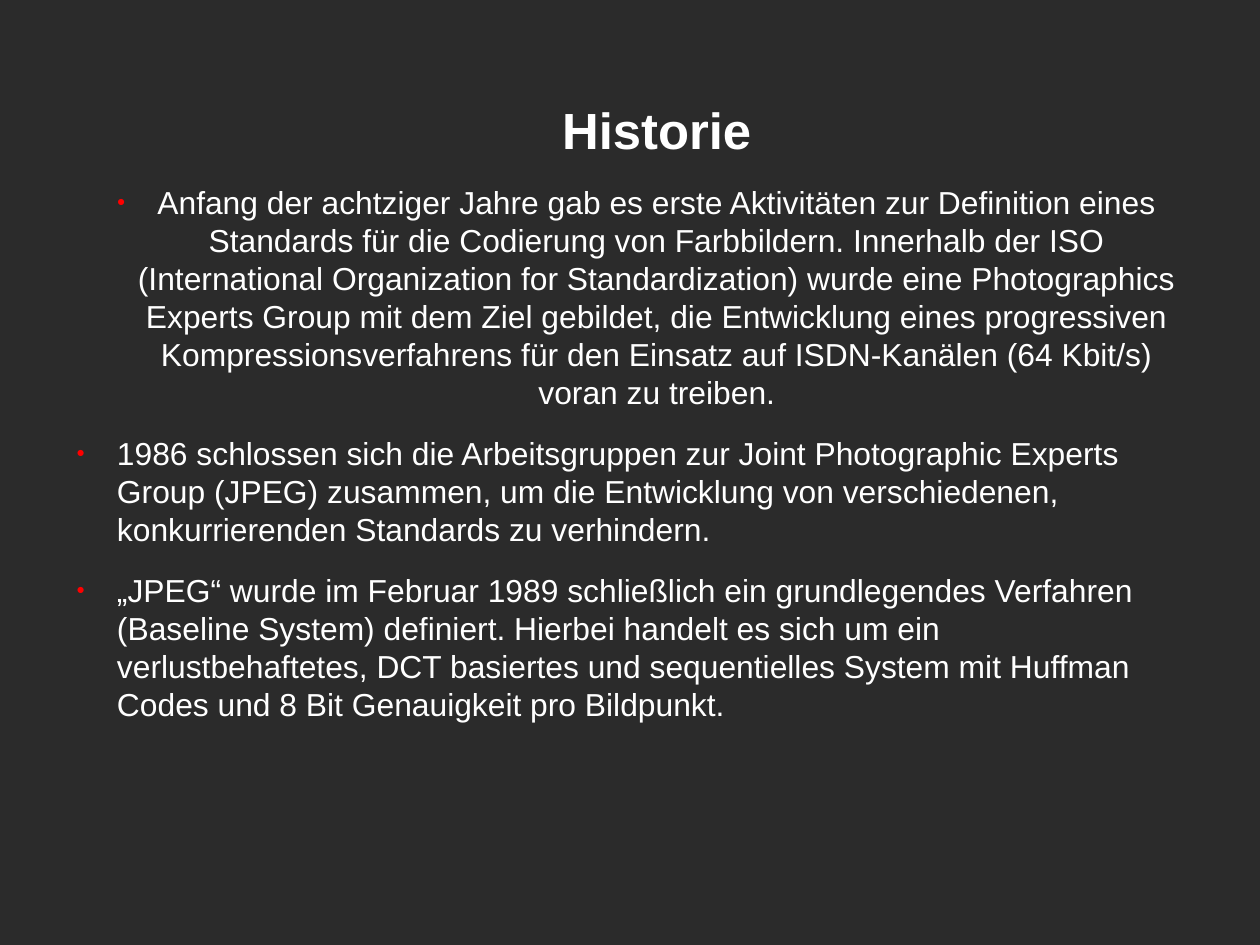
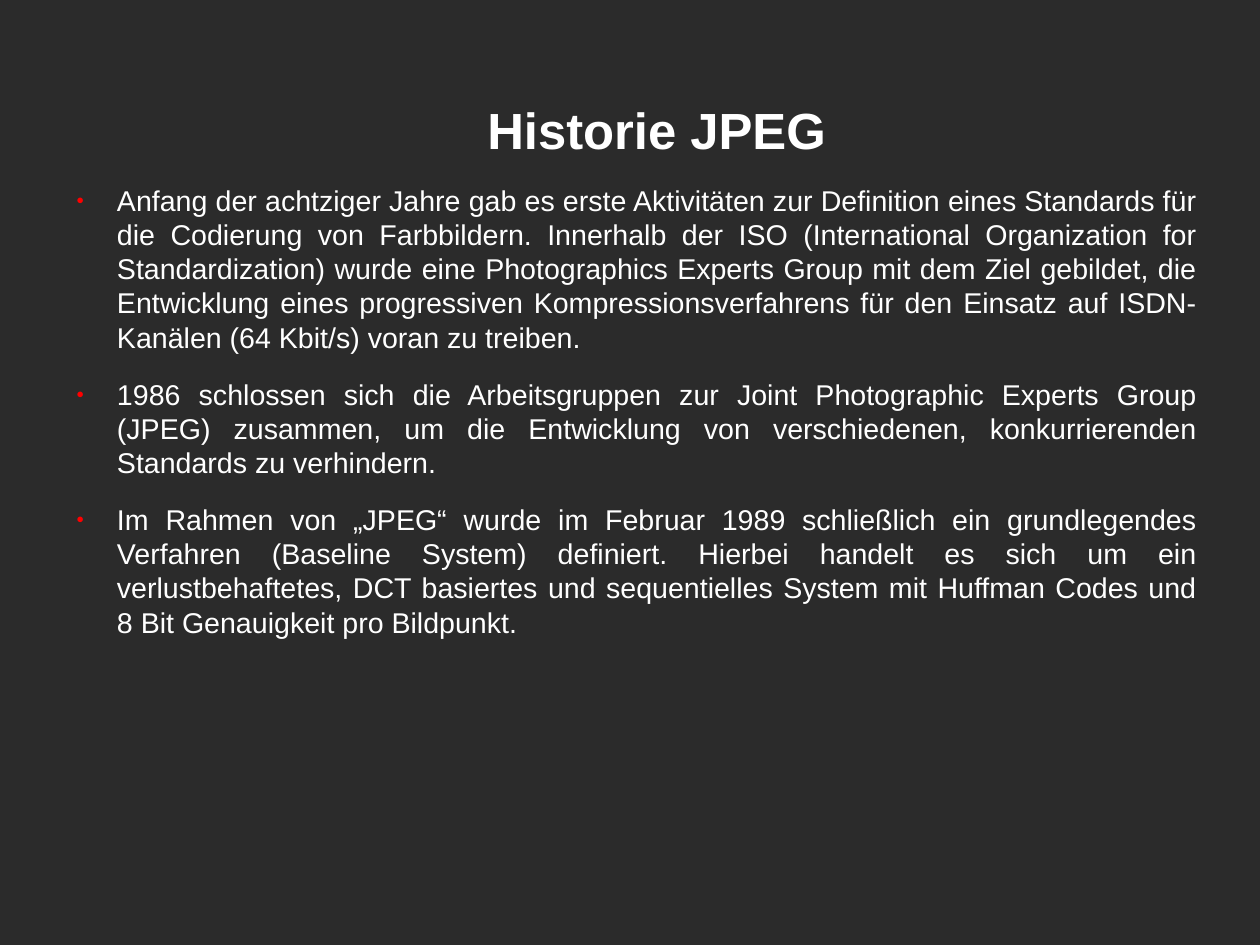
Before and after one commit to brayanGuarnizo/Datenkompresion, a slide deck: slide 8 of Daten kompresion.odp (slide 2 before the commit). Drawn at 1260x945 pixels with LibreOffice and Linux fonts; fonts in the diff are those of the drawing; background and template pictures are left out; a plain dark background stands for a picture behind light text. Boxes give left, top, right and bottom in pixels: in the first picture for what was removed or moved away, otherwise in the second. Text is boxed around its words. In the diff, an @@ line names an element or a change of style, - is before the commit and + after.

```diff
--- a/Daten kompresion.odp
+++ b/Daten kompresion.odp
@@ text at <box>487,112,825,150</box>: text changed @@
-Historie
+Historie JPEG
@@ text at <box>117,190,1196,474</box>: size 20 to 18 pt in "Anfang der achtziger Jahre gab es erste ...", "1986 schlossen sich die Arbeitsgruppen zur Joint ..."; alignment centre to justified; alignment left to justified @@
@@ text at <box>117,509,1196,638</box>: text changed; size 20 to 18 pt @@
-● „JPEG“ wurde im Februar 1989 schließlich ein grundlegendes Verfahren (Baseline System) definiert. Hierbei handelt es sich um ein verlustbehaftetes, DCT basiertes und sequentielles System mit Huffman Codes und 8 Bit Genauigkeit pro Bildpunkt.
+● Im Rahmen von „JPEG“ wurde im Februar 1989 schließlich ein grundlegendes Verfahren (Baseline System) definiert. Hierbei handelt es sich um ein verlustbehaftetes, DCT basiertes und sequentielles System mit Huffman Codes und 8 Bit Genauigkeit pro Bildpunkt.
```
Also in this commit, not shown: 14 other slides changed, 9 slides added, 1 slide removed.
